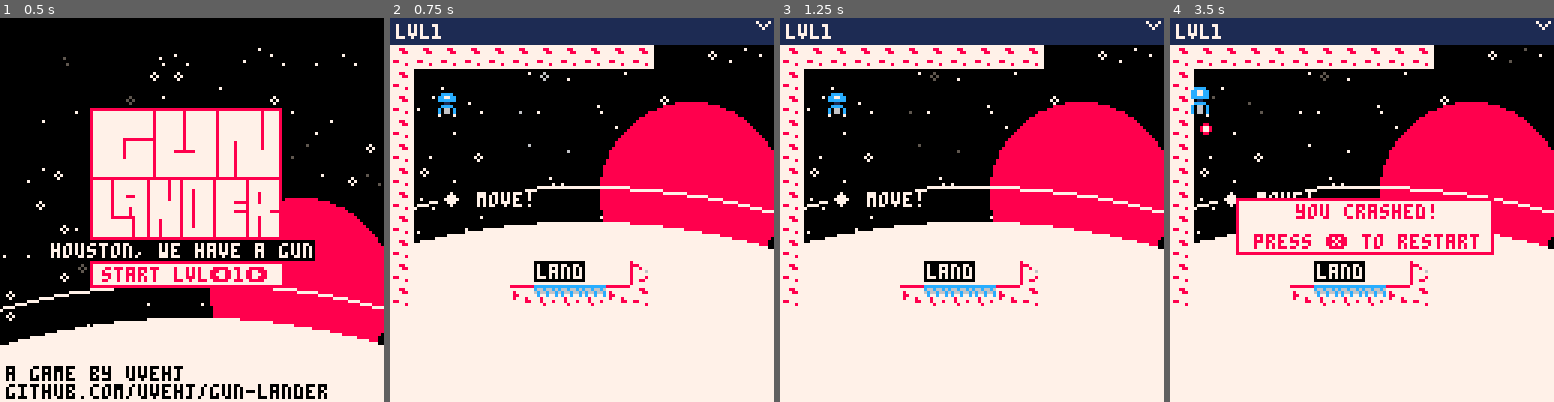
Above: before the commit, frames 1-4 (left to right).
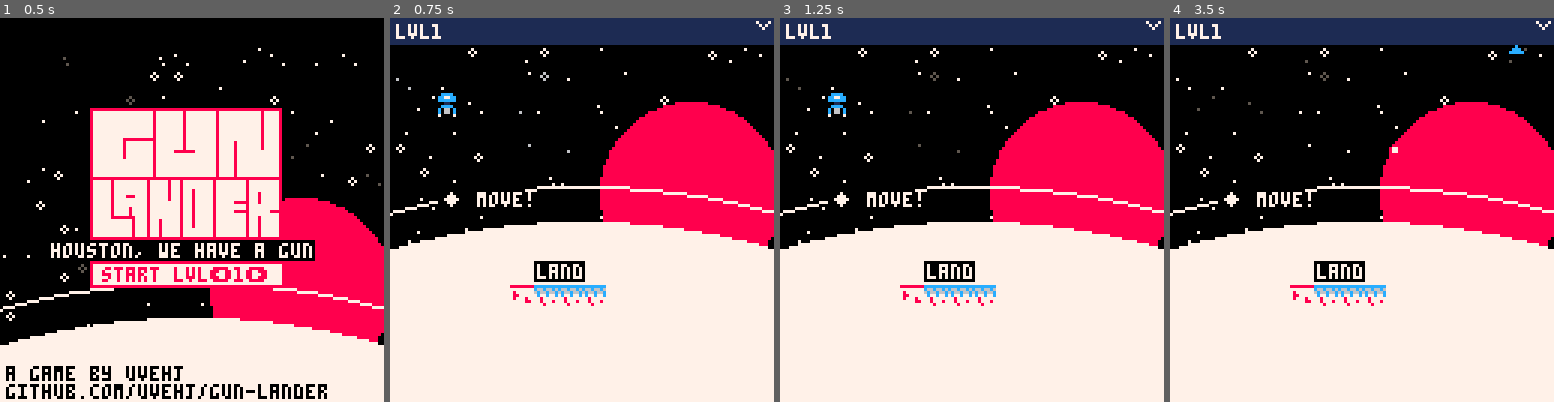
Above: after the commit, the same moments.

Repository: uvehj/Gun-Lander
Game: PICO-8 cartridge gunlander.p8
Same seed, same stepped clock (60 frames per second), same inputs: the game is played once before the commit and once after it.
Inputs:
- Up to frame 1 (0.5 s): tap X (X key) at 0.33 s
- Up to frame 2 (0.75 s): tap O (Z key) at 0.7 s
- Up to frame 3 (1.25 s): tap X (X key) at 1.07 s
- Up to frame 4 (3.5 s): hold Right 1.6-2.1 s; tap O (Z key) every 0.4 s from 1.7 to 3.3 s; tap X (X key) at 1.85, 2.97 s; hold Up 2.15-2.42 s; hold Right 2.47-3.03 s; hold Left from 3.08 s (still down)

Frame 1 is identical in both runs. In frame 2, 7.4% of the frame differs, in the area x 0-69%, y 7-75%; in frame 3, 7.4%; in frame 4, 14%, in the area x 0-93%, y 7-75%.

Commit message:
Offscreen arrow indicator
Added arrow sprites to show the ship position when offscreen

Diff:
--- a/gunlander.p8
+++ b/gunlander.p8
@@ -126,7 +126,26 @@
     if ship.ac > 0 then --reset animation counter
         ship.ac -= 1 * (30/fps) --should be fps agnostic, untested on values other than 30
     end
-
+    draw_arrow()
+end
+function draw_arrow()
+    if ship.y < (camy-ship.h) and ship.x < (camx-ship.w) then
+        spr(14,0,9,1,1,false,false)
+    elseif ship.y < (camy-ship.h) and ship.x > (camx+128) then
+        spr(14,120,9,1,1,true,false)
+    elseif ship.y > (camy+119) and ship.x < (camx-ship.w) then
+        spr(14,0,120,1,1,false,true)
+    elseif ship.y > (camy+119) and ship.x > (camx+128) then
+        spr(14,120,120,1,1,true,true)
+    elseif ship.y < (camy-ship.h) then
+        spr(13,ship.x,9)
+    elseif ship.y > (camy+119) then
+        spr(13,ship.x,120,1,1,false,true)
+    elseif ship.x < (camx-ship.w) then
+        spr(15,0,ship.y,1,1,false,false)
+    elseif ship.x > (camx+128) then
+        spr(15,120,ship.y,1,1,true,false)
+    end
 end
 --draw map relative to the camera position
 --the first 8 pixels on the top of the screen are for the ui
@@ -527,11 +546,11 @@
 end
 
 __gfx__
-0cccc000088000000cccc000777777778888888806000060877777777777777870007000cccccccc00011000000000a990099009000000000000000000000000
-cc77cc0087780000cc77cc00777887777777777705606656888777777777787807070000c66c66c601111110000a999999999999000000000000000000000000
-cccccc0087780000cccccc007777887778777777655655508778777777778778007000006c66c66c11cccc11a999999999999799000000000000000000000000
-0011000008800000111111007777777778877777550550508777767777777778000000007c77c77ccccccccc9999999999999979000000000000000000000000
-0cccc00000000000c0660c0077777777787778775555550587777777777777780000000077877777ccccc77c9797999999979999000000000000000000000000
+0cccc000088000000cccc000777777778888888806000060877777777777777870007000cccccccc00011000000000a99009900900c00000cccc000000c00000
+cc77cc0087780000cc77cc00777887777777777705606656888777777777787807070000c66c66c601111110000a9999999999990ccc0000ccc000000cc00000
+cccccc0087780000cccccc007777887778777777655655508778777777778778007000006c66c66c11cccc11a999999999999799ccccc000cc000000ccc00000
+0011000008800000111111007777777778877777550550508777767777777778000000007c77c77ccccccccc999999999999997900000000c00000000cc00000
+0cccc00000000000c0660c0077777777787778775555550587777777777777780000000077877777ccccc77c9797999999979999000000000000000000c00000
 c0660c00000000007066070078877777777778875505055587777877788877780000000077877787cc77c77c9979977999777999000000000000000000000000
 c0660c00000000000000000077777877777777770555555587788777777787780000000077787777cc77cccc9797977999777999000000000000000000000000
 70000700000000000000000077777777777777770555005587777777777777780000000077777777cc77cccc9999977999777999000000000000000000000000
@@ -595,17 +614,17 @@
 0000000101080101011102040400000000000000000000000000000000000000000000000000000000000000000000000000000000000000000000000000000000000000000000000000000000000000000000000000000000000000000000000000000000000000000000000000000000000000000000000000000000000000
 0000000000000000000000000000000000000000000000000000000000000000000000000000000000000000000000000000000000000000000000000000000000000000000000000000000000000000000000000000000000000000000000000000000000000000000000000000000000000000000000000000000000000000
 __map__
-0303030303030303030303030303030303030303030300000000000000000000000000000000000000000000000000000000000000000000000000000000000000000000000000000000000000000000000000000000000000000000000000000000000000000000000000000000000000000000000000000000000000000000
-0300000000000000000000030000000000000000000300000000000000000000000000000000000000000000000000000000000000000000000000000000000000000000000000000000000000000000000000000000000000000000000000000000000000000000000000000000000000000000000000000000000000000000
-0300000000000000000000030000000000000000000300000000000000000000000000000000000000000000000000000000000000000000000000000000000000000000000000000000000000000000000000000000000000000000000000000000000000000000000000000000000000000000000000000000000000000000
-0300000000000000000000030000000000000000000300000000000000000000000000000000000000000000000000000000000000000000000000000000000000000000000000000000000000000000000000000000000000000000000000000000000000000000000000000000000000000000000000000000000000000000
-0300000000000000000000030000000000000000000300000000000000000000000000000000000000000000000000000000000000000000000000000000000000000000000000000000000000000000000000000000000000000000000000000000000000000000000000000000000000000000000000000000000000000000
-0300000000000000000000030000000000090909090300000000000000000000000000000000000000000000000000000000000000000000000000000000000000000000000000000000000000000000000000000000000000000000000000000000000000000000000000000000000000000000000000000000000000000000
-0300000000000000000000030000000000000000000300000000000000000000000000000000000000000000000000000000000000000000000000000000000000000000000000000000000000000000000000000000000000000000000000000000000000000000000000000000000000000000000000000000000000000000
-0300000000000000000000030000000000000000000300000000000000000000000000000000000000000000000000000000000000000000000000000000000000000000000000000000000000000000000000000000000000000000000000000000000000000000000000000000000000000000000000000000000000000000
-0300000000000000000000030000000000000000000300000000000000000000000000000000000000000000000000000000000000000000000000000000000000000000000000000000000000000000000000000000000000000000000000000000000000000000000000000000000000000000000000000000000000000000
-0300000000000000000006030000000000000000000300000000000000000000000000000000000000000000000000000000000000000000000000000000000000000000000000000000000000000000000000000000000000000000000000000000000000000000000000000000000000000000000000000000000000000000
-0300000000040909090403030000000000000000000300000000000000000000000000000000000000000000000000000000000000000000000000000000000000000000000000000000000000000000000000000000000000000000000000000000000000000000000000000000000000000000000000000000000000000000
+0000000000000000000000030303030303030303030300000000000000000000000000000000000000000000000000000000000000000000000000000000000000000000000000000000000000000000000000000000000000000000000000000000000000000000000000000000000000000000000000000000000000000000
+0000000000000000000000030000000000000000000300000000000000000000000000000000000000000000000000000000000000000000000000000000000000000000000000000000000000000000000000000000000000000000000000000000000000000000000000000000000000000000000000000000000000000000
+0000000000000000000000030000000000000000000300000000000000000000000000000000000000000000000000000000000000000000000000000000000000000000000000000000000000000000000000000000000000000000000000000000000000000000000000000000000000000000000000000000000000000000
+0000000000000000000000030000000000000000000300000000000000000000000000000000000000000000000000000000000000000000000000000000000000000000000000000000000000000000000000000000000000000000000000000000000000000000000000000000000000000000000000000000000000000000
+0000000000000000000000030000000000000000000300000000000000000000000000000000000000000000000000000000000000000000000000000000000000000000000000000000000000000000000000000000000000000000000000000000000000000000000000000000000000000000000000000000000000000000
+0000000000000000000000030000000000090909090300000000000000000000000000000000000000000000000000000000000000000000000000000000000000000000000000000000000000000000000000000000000000000000000000000000000000000000000000000000000000000000000000000000000000000000
+0000000000000000000000030000000000000000000300000000000000000000000000000000000000000000000000000000000000000000000000000000000000000000000000000000000000000000000000000000000000000000000000000000000000000000000000000000000000000000000000000000000000000000
+0000000000000000000000030000000000000000000300000000000000000000000000000000000000000000000000000000000000000000000000000000000000000000000000000000000000000000000000000000000000000000000000000000000000000000000000000000000000000000000000000000000000000000
+0000000000000000000000030000000000000000000300000000000000000000000000000000000000000000000000000000000000000000000000000000000000000000000000000000000000000000000000000000000000000000000000000000000000000000000000000000000000000000000000000000000000000000
+0000000000000000000000030000000000000000000300000000000000000000000000000000000000000000000000000000000000000000000000000000000000000000000000000000000000000000000000000000000000000000000000000000000000000000000000000000000000000000000000000000000000000000
+0000000000040909090000030000000000000000000300000000000000000000000000000000000000000000000000000000000000000000000000000000000000000000000000000000000000000000000000000000000000000000000000000000000000000000000000000000000000000000000000000000000000000000
 0000000000000000000000070000000000000000000600000000000000000000000000000000000000000000000000000000000000000000000000000000000000000000000000000000000000000000000000000000000000000000000000000000000000000000000000000000000000000000000000000000000000000000
 0000000000000000000000070000000000000000000600000000000000000000000000000000000000000000000000000000000000000000000000000000000000000000000000000000000000000000000000000000000000000000000000000000000000000000000000000000000000000000000000000000000000000000
 0000000000000000000000030404040404040404040300000000000000000000000000000000000000000000000000000000000000000000000000000000000000000000000000000000000000000000000000000000000000000000000000000000000000000000000000000000000000000000000000000000000000000000
